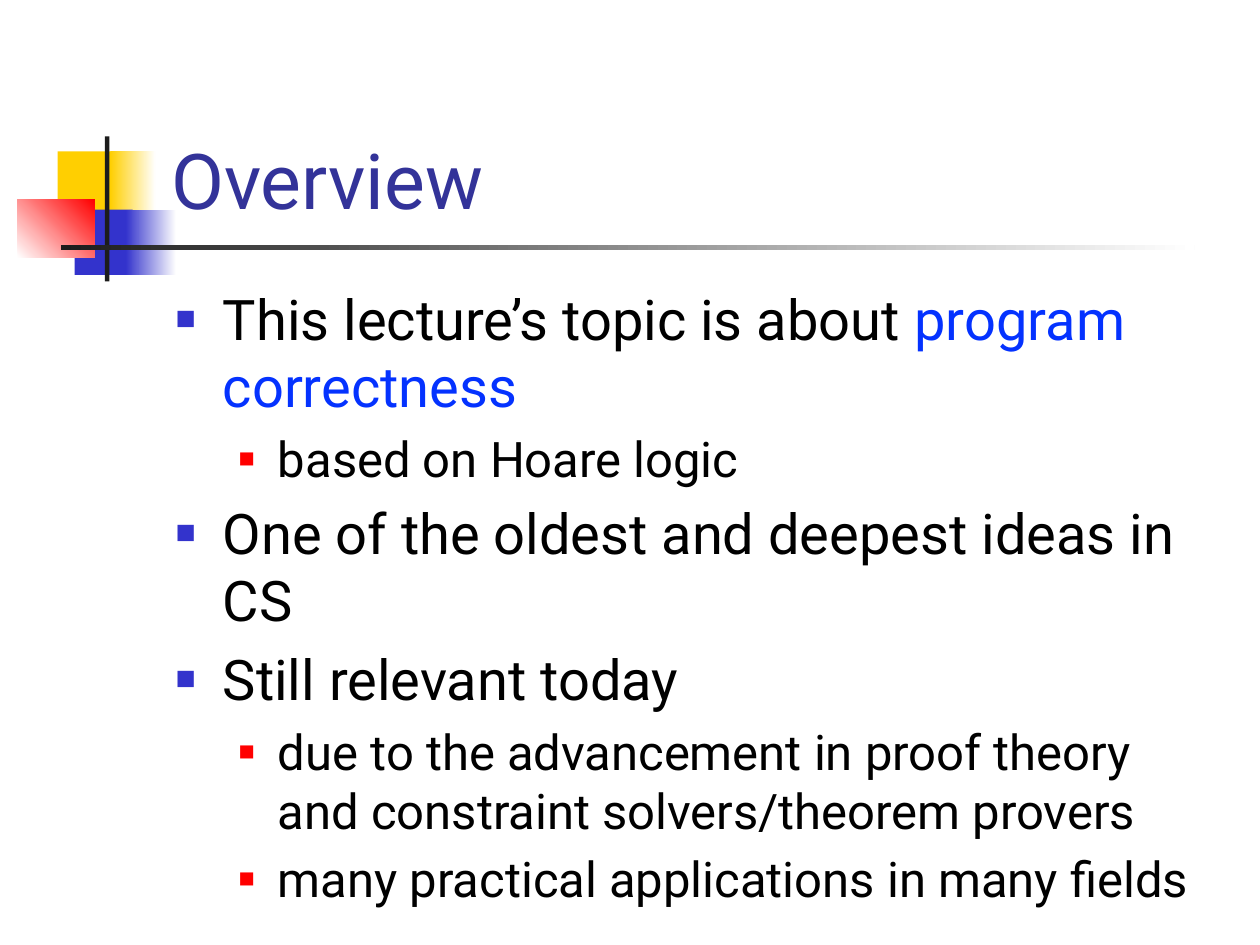
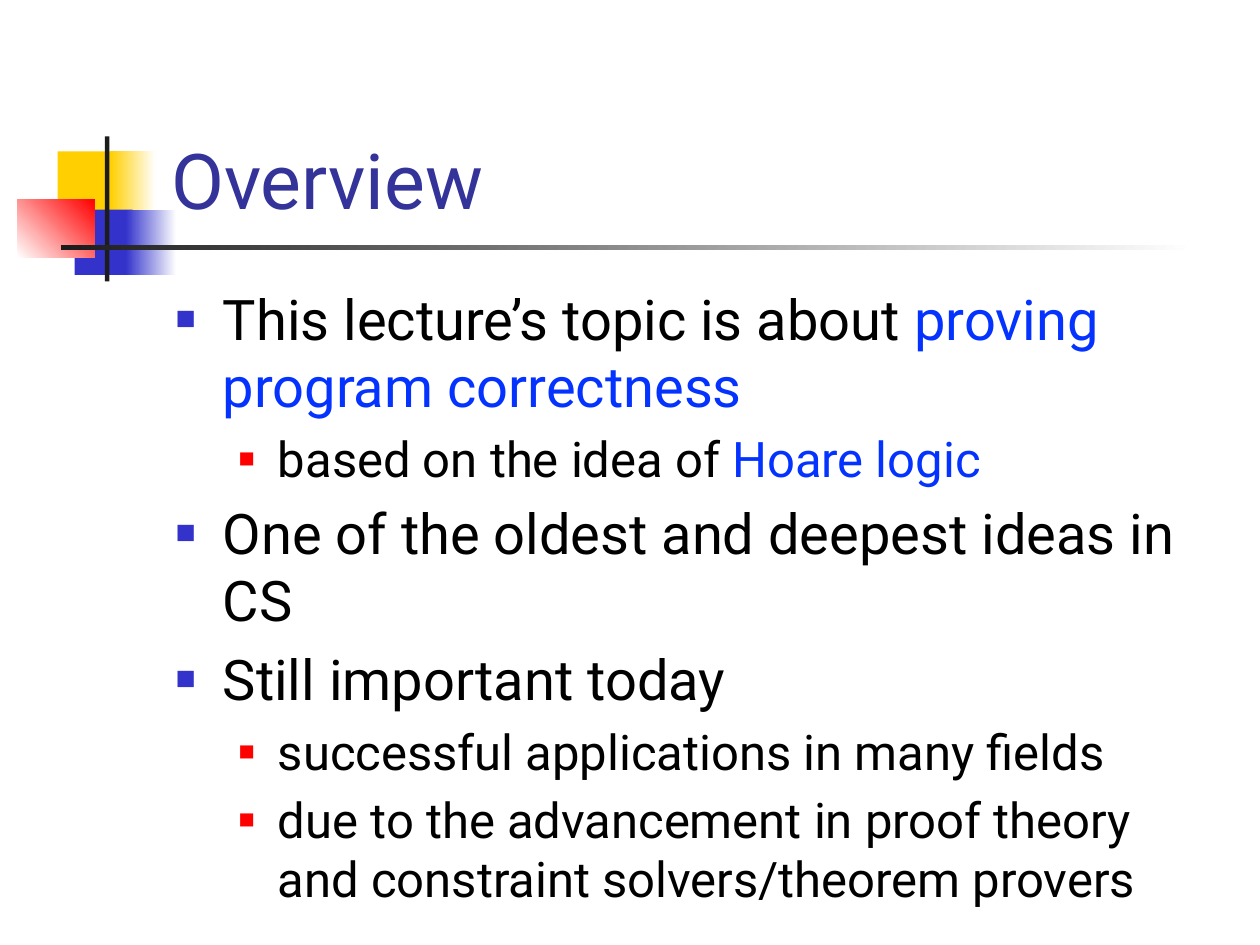
Before and after one commit to csslab-ustc/csslab-ustc.github.io, a slide deck: slide 3 of courses/theory/slides/lec18-hoare.pptx. Drawn at 1260x945 pixels with LibreOffice and Linux fonts; fonts in the diff are those of the drawing. Boxes give left, top, right and bottom in pixels: in the first picture for what was removed or moved away, otherwise in the second. Text is boxed around its words. In the diff, an @@ line names an element or a change of style, - is before the commit and + after.

Commit message:
revised

```diff
--- a/courses/theory/slides/lec18-hoare.pptx
+++ b/courses/theory/slides/lec18-hoare.pptx
@@ text at <box>223,298,1099,488</box>: text changed @@
-■ This lecture’s topic is about program correctness
-  ■ based on Hoare logic
+■ This lecture’s topic is about proving program correctness
+  ■ based on the idea of Hoare logic
@@ text at <box>223,658,1105,781</box>: text changed; size 32 to 28 pt @@
-■ Still relevant today
+■ Still important today
+  ■ successful applications in many fields
@@ text at <box>278,859,1188,908</box>: paragraph removed @@
-  ■ many practical applications in many fields
```
Also in this commit, not shown: 1 other slide changed, 9 slides added.
